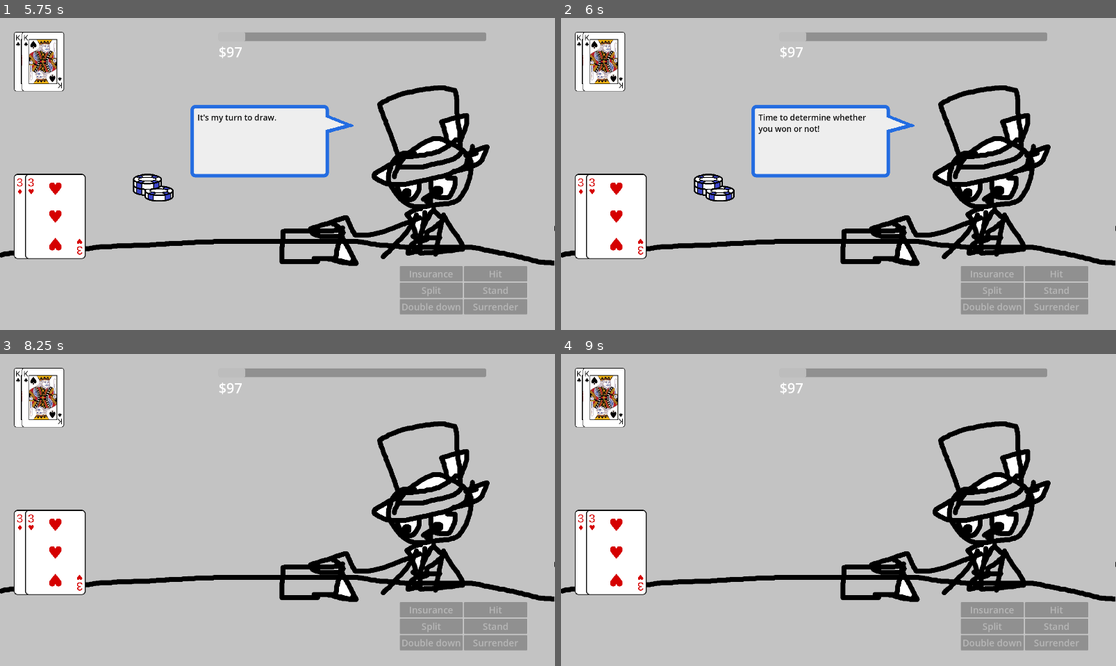
Above: before the commit, frames 1-4 (two rows, left to right).
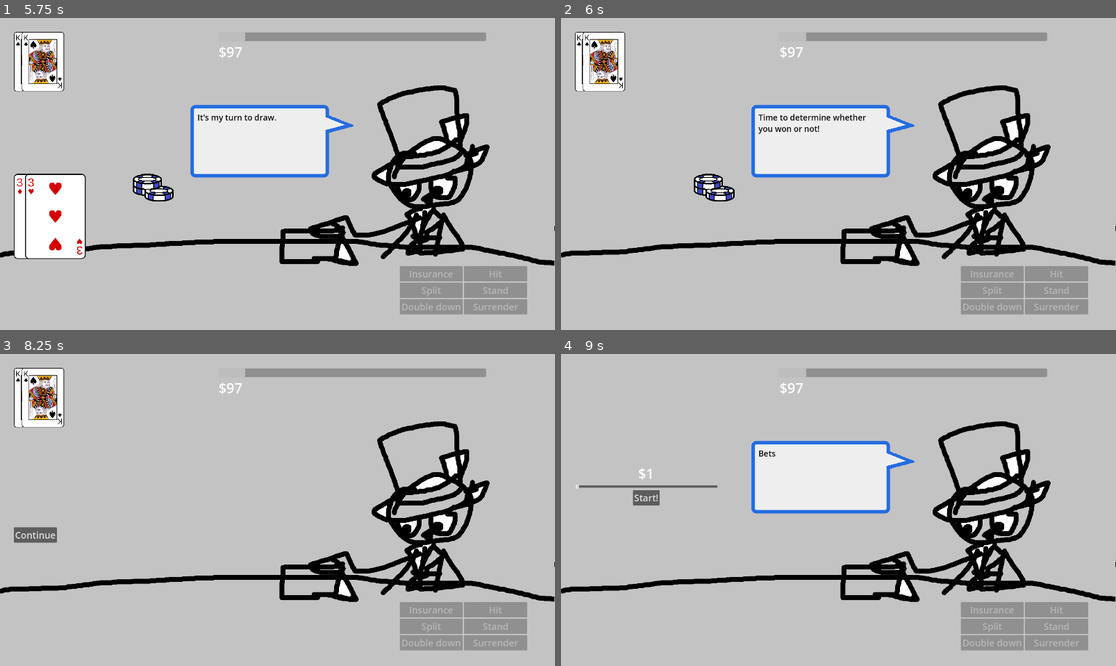
Above: after the commit, the same moments.

Repository: Tofutush/blackjack-with-sky
Game: Godot game, scene res://scenes/Start/Start.tscn
The game is run twice, just before and just after one commit, with the same random seed, the same clock (stepped at 60 frames per second) and the same inputs.
Inputs:
- Up to frame 1 (5.75 s): click "Start" at 0.5 s; click "Start!" at 1.25 s; click "Split" at 2 s; click "Double down" at 2.75 s; click "Hit" at 3.5 s; click "Stand" at 4.25 s; hold Space (advance_dialog) from 5.03 s (still down)
- Up to frame 2 (6 s): tap Enter at 5.75 s; release Space (advance_dialog) at 5.78 s; tap Space (advance_dialog) at 5.85 s
- Up to frame 3 (8.25 s): tap Space (advance_dialog) at 6.5, 7.35, 8 s; hold Space (advance_dialog) 6.53-7.28 s; tap Enter at 7.25 s; hold Space (advance_dialog) from 8.03 s (still down)
- Up to frame 4 (9 s): release Space (advance_dialog) at 8.75 s; click "Continue" at 8.75 s

Frame 1 is identical in both runs. In frame 2, 3.5% of the frame differs, in the area x 2-16%, y 49-78%; in frame 3, 3.5%; in frame 4, 12%, in the area x 2-64%, y 4-78%.

Commit message:
hide hands

Diff:
--- a/scenes/Main/main.gd
+++ b/scenes/Main/main.gd
@@ -38,7 +38,8 @@
 ## this is the TRUE endGame, when all hands have been played
 func endGame() -> void:
 	print('end game')
-	if !playerHands.all(func(hand: Deck): hand.isBusted()):
+	hideAllHandsButOne(-1)
+	if !playerHands.all(func(hand: Deck): return hand.isBusted()):
 		# skip if all busted
 		$Dialog.showDialog(['Time to determine whether you won or not!'])
 		await $Dialog.dialog_finished
@@ -95,6 +96,7 @@
 							await $Dialog.dialog_finished
 						_:
 							push_error('somehow result is ' + str(result))
+	hideAllHandsButOne(-1)
 	$ContinueButton.show()
 
 ## this is when you finish playing a hand, not the game
